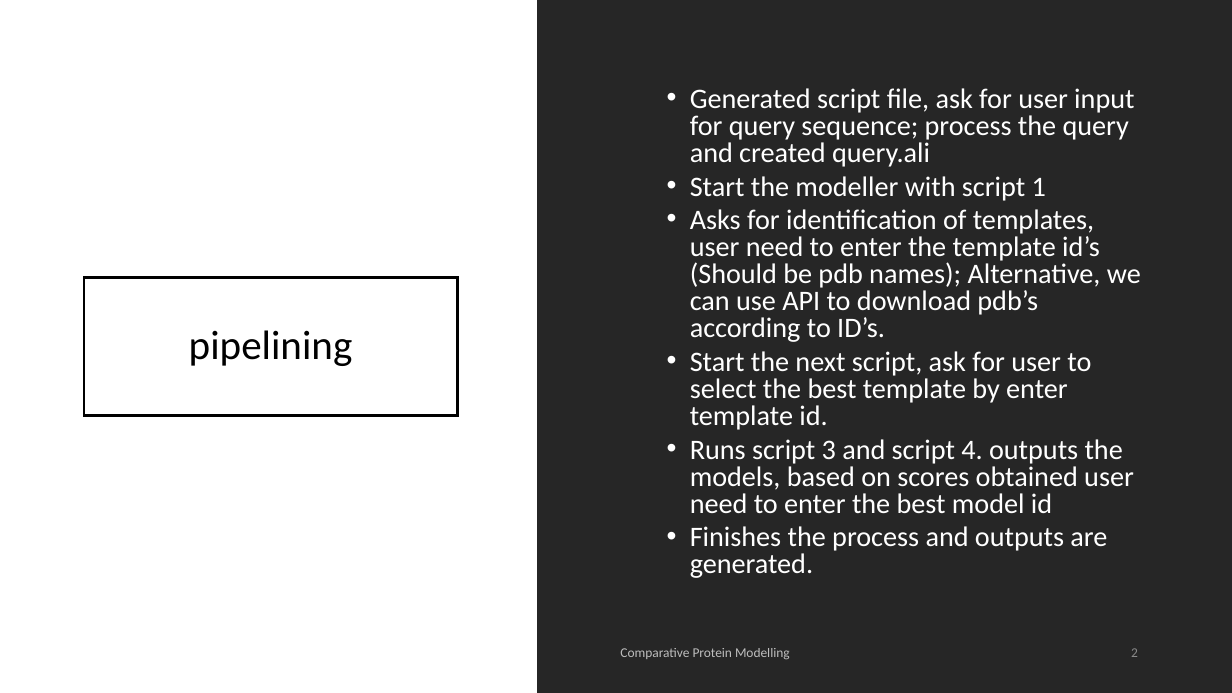
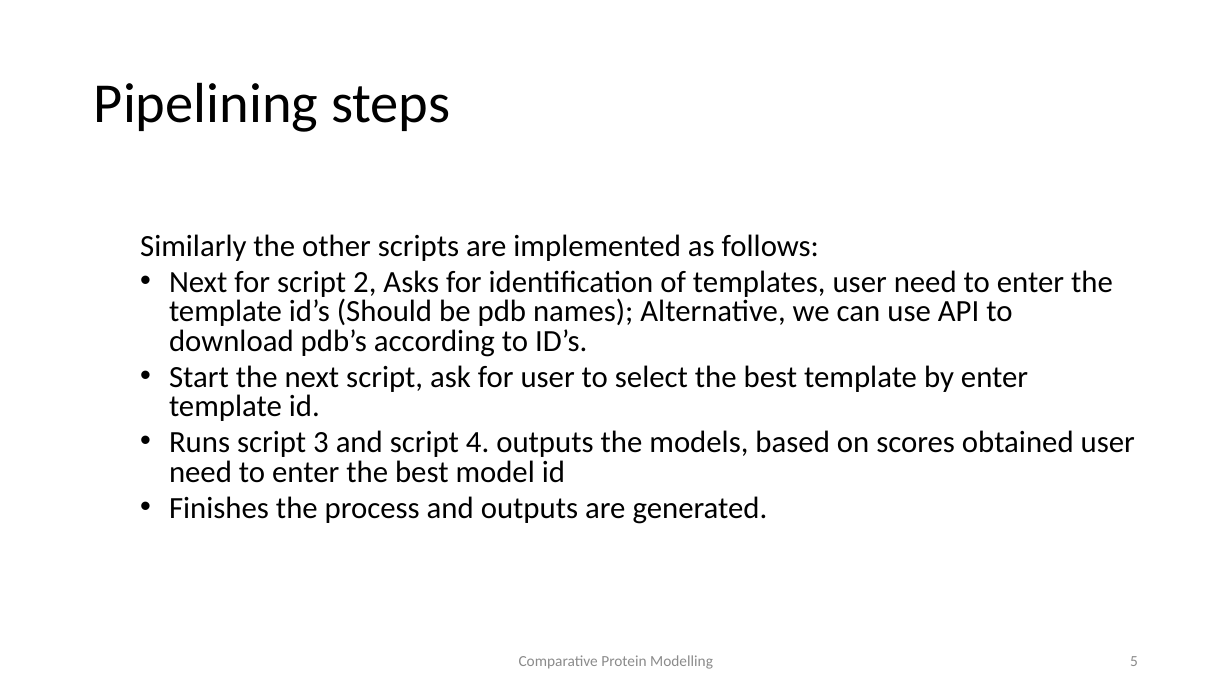
Before and after one commit to SaiManikanta23/Comparative-Protein-Modelling, a slide deck: slide 5 of ComparativeProteinSequence.pptx (slide 2 before the commit). Drawn at 1232x693 pixels with LibreOffice and Linux fonts; fonts in the diff are those of the drawing. Boxes give left, top, right and bottom in pixels: in the first picture for what was removed or moved away, otherwise in the second. Text is boxed around its words. In the diff, an @@ line names an element or a change of style, - is before the commit and + after.

Commit message:
Changes

```diff
--- a/ComparativeProteinSequence.pptx
+++ b/ComparativeProteinSequence.pptx
@@ rectangle removed at <box>537,0,1232,693</box> @@
@@ title added at <box>94,82,450,132</box>, 44 pt, text #000000 @@
+Pipelining steps
@@ text "Similarly the other scripts are ...": place and size @@
-text "Similarly the other scripts are ..." at <box>690,88,1141,578</box>
+text "Similarly the other scripts are ..." at <box>140,234,1135,524</box>
@@ text "Similarly the other scripts are ..." at <box>140,234,1135,524</box>: vertical alignment middle to top @@
@@ text at <box>140,234,1113,357</box>: text changed; size 22 to 24 pt; text colour #FFFFFF to #000000 @@
-  • Generated script file, ask for user input for query sequence; process the query and created query.ali
-  • Start the modeller with script 1
-  • Asks for identification of templates, user need to enter the template id’s (Should be pdb names); Alternative, we can use API to download pdb’s according to ID’s.
+  Similarly the other scripts are implemented as follows:
+  • Next for script 2, Asks for identification of templates, user need to enter the template id’s (Should be pdb names); Alternative, we can use API to download pdb’s according to ID’s.
@@ title removed at <box>84,277,458,415</box> @@
-pipelining
@@ text at <box>169,365,1135,524</box>: size 22 to 24 pt, text colour #FFFFFF to #000000 in "Start the next script, ask for user ...", "Runs script 3 and script 4. outputs ...", "Finishes the process and outputs are generated."; indent changed @@
@@ text "Comparative Protein Modelling": place and size @@
-text "Comparative Protein Modelling" at <box>620,648,790,660</box>
+text "Comparative Protein Modelling" at <box>519,655,713,669</box>
@@ text "Comparative Protein Modelling" at <box>519,655,713,669</box>: size 10.5 to 12 pt, text colour #FFFFFF at 70% opacity to #8C8C8C; alignment left to centre @@
@@ page number added at <box>1130,656,1138,666</box>, 12 pt, text #8C8C8C @@
+5
@@ page number removed at <box>1131,648,1138,657</box> @@
-2
```
Also in this commit, not shown: 5 other slides changed, 1 slide added.
